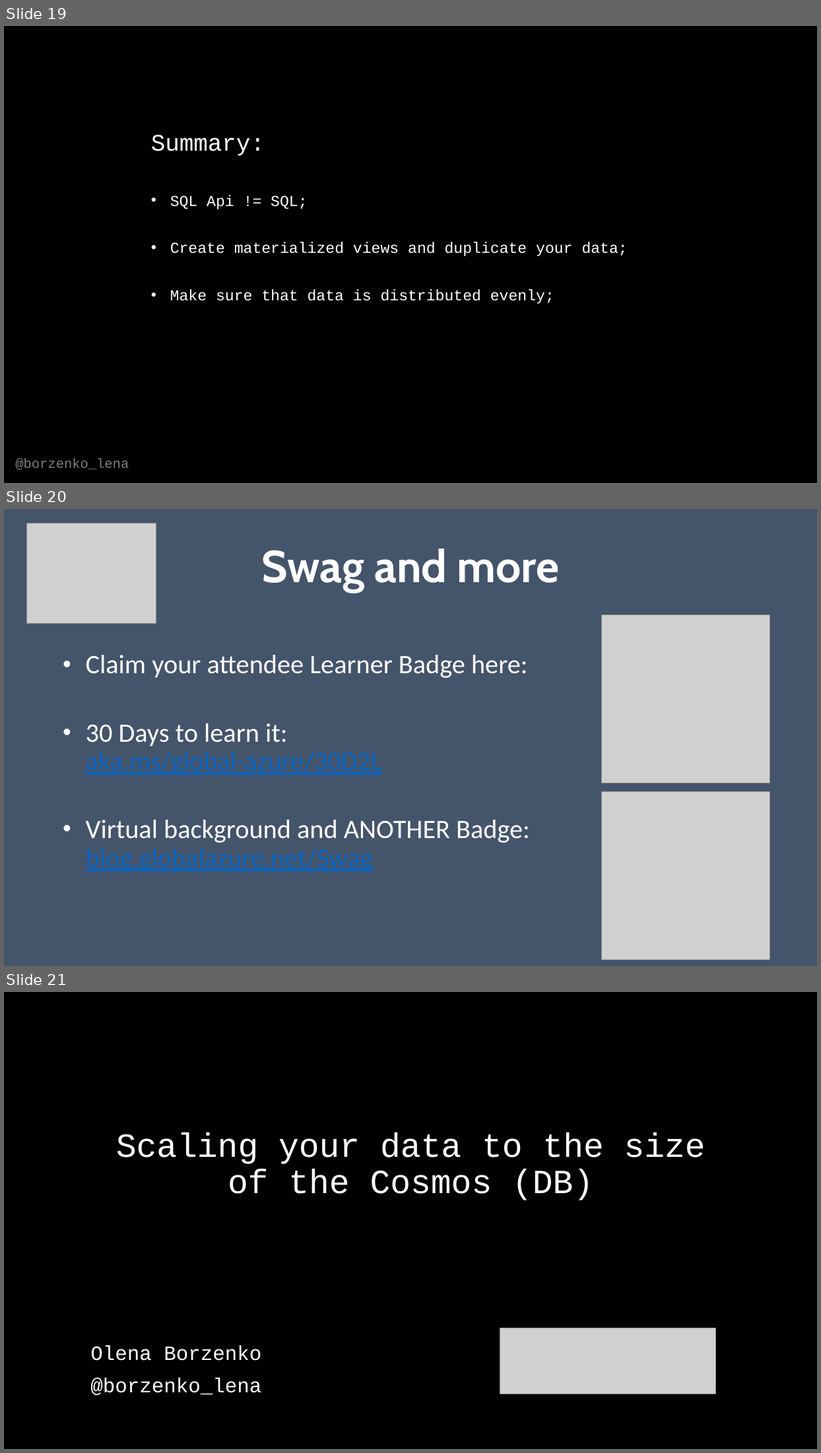
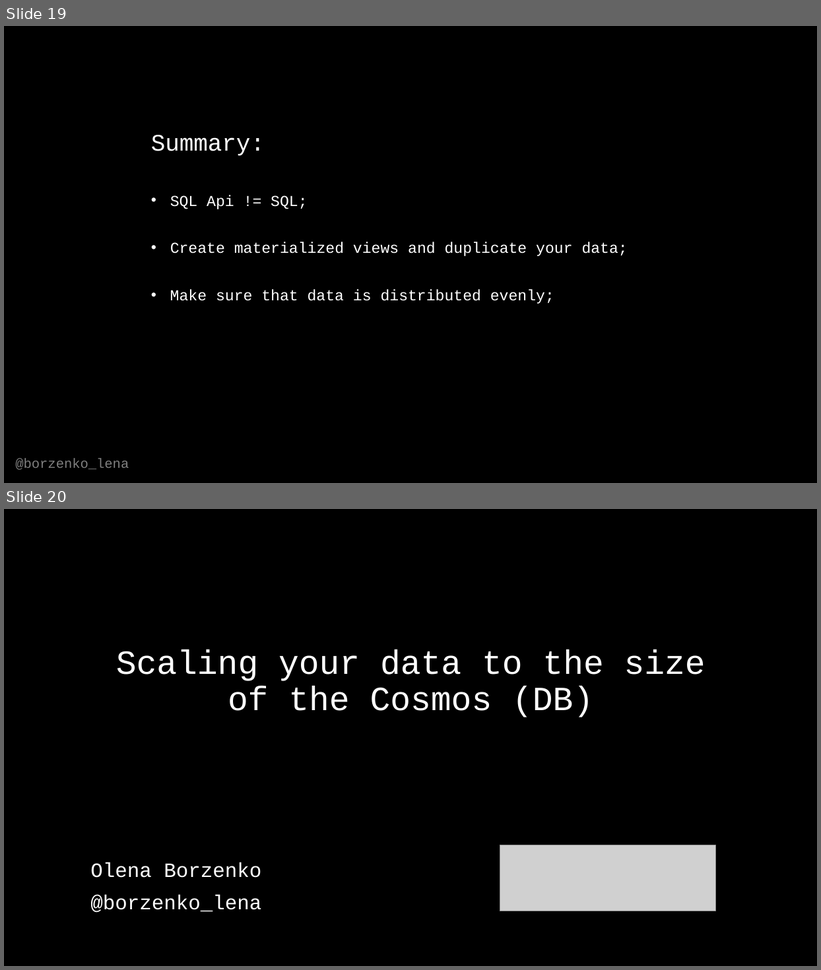
Before and after one commit to OlenaBorzenko/Presentations, a slide deck: ScalingYourDataToTheCosmos.pptx. Shown one above the other, each under a label of ours: slides 19, 20 and 21 before the commit, slides 19 and 20 after it. The pictures are 821x1453 and 821x970 pixels, drawn with LibreOffice and Linux fonts; fonts in the diff are those of the drawing; grey boxes stand for pictures; background and template pictures are left out. Boxes give left, top, right and bottom in pixels: in the first picture for what was removed or moved away, otherwise in the second. Text is boxed around its words. In the diff, an @@ line names an element or a change of style, - is before the commit and + after.

Commit message:
Minor

```diff
--- a/ScalingYourDataToTheCosmos.pptx
+++ b/ScalingYourDataToTheCosmos.pptx
@@ slide 20 removed at <box>4,509,817,966</box>, background picture (left out) @@
@@ picture removed at <box>27,524,156,624</box> @@
@@ text removed at <box>262,549,560,593</box> @@
-Swag and more
@@ picture removed at <box>602,615,770,784</box> @@
@@ text removed at <box>86,655,530,872</box> @@
-• Claim your attendee Learner Badge here:
-• 30 Days to learn it: aka.ms/global-azure/30D2L
-• Virtual background and ANOTHER Badge: blog.globalazure.net/Swag
@@ picture removed at <box>602,792,770,960</box> @@
@@ what was slide 21 is now slide 20 @@
```
